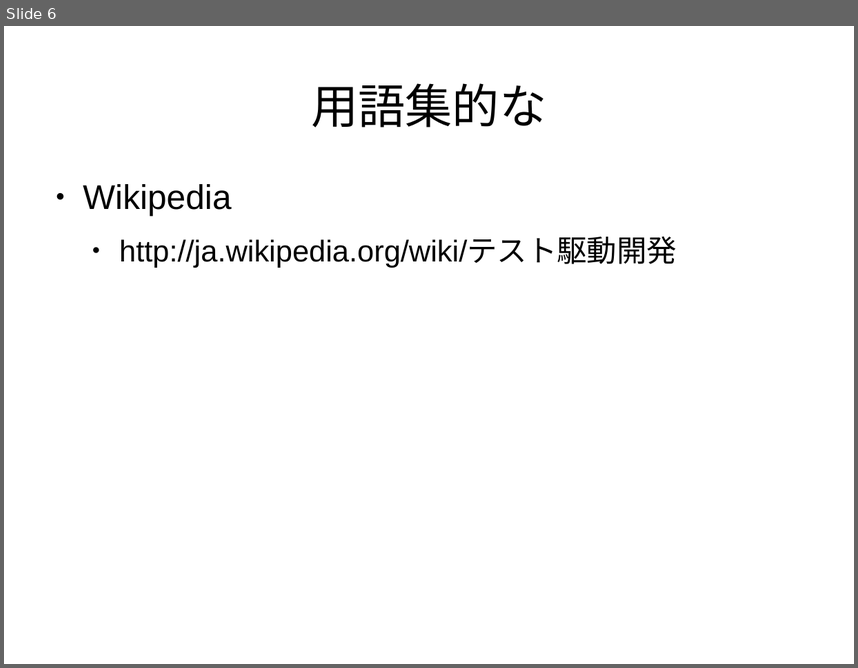
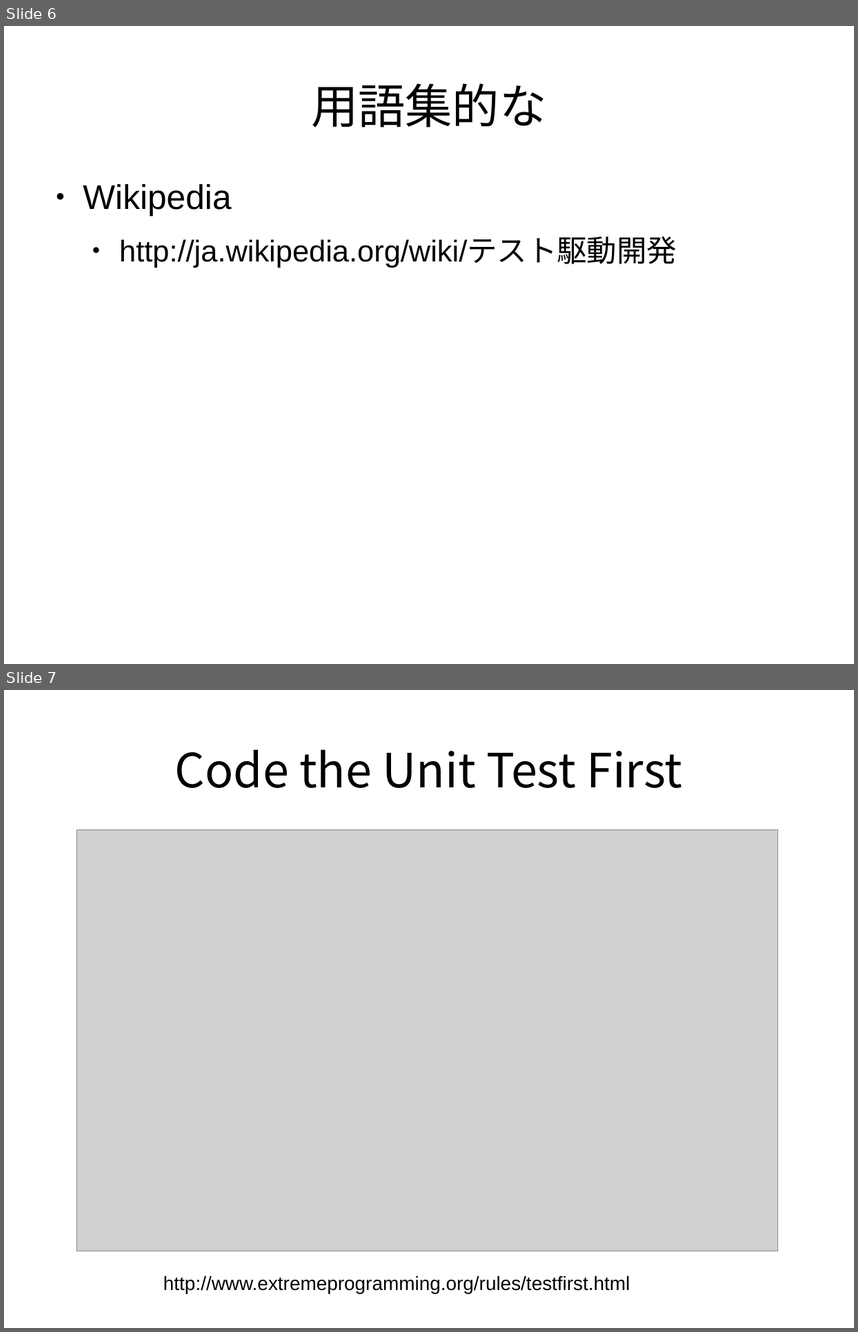
Before and after one commit to yujiorama/event, a slide deck: tddconf/tdd_revice.odp. Shown one above the other, each under a label of ours: slide 6 before the commit, slides 6 and 7 after it. The pictures are 858x668 and 858x1332 pixels, drawn with LibreOffice and Linux fonts; fonts in the diff are those of the drawing; grey boxes stand for pictures. Boxes give left, top, right and bottom in pixels: in the first picture for what was removed or moved away, otherwise in the second. Text is boxed around its words. In the diff, an @@ line names an element or a change of style, - is before the commit and + after.

```diff
--- a/tddconf/tdd_revice.odp
+++ b/tddconf/tdd_revice.odp
@@ slide 7 added at <box>4,690,854,1328</box>, background #FFFFFF @@
@@ title added at <box>175,749,682,788</box>, 44 pt, text #000000 @@
+Code the Unit Test First
@@ picture added at <box>76,829,777,1251</box> @@
@@ text added at <box>163,1275,630,1293</box>, 18 pt, text #000000 @@
+http://www.extremeprogramming.org/rules/testfirst.html
```
Also in this commit, not shown: 3 slides changed, 19 other slides added, 3 slides removed.
